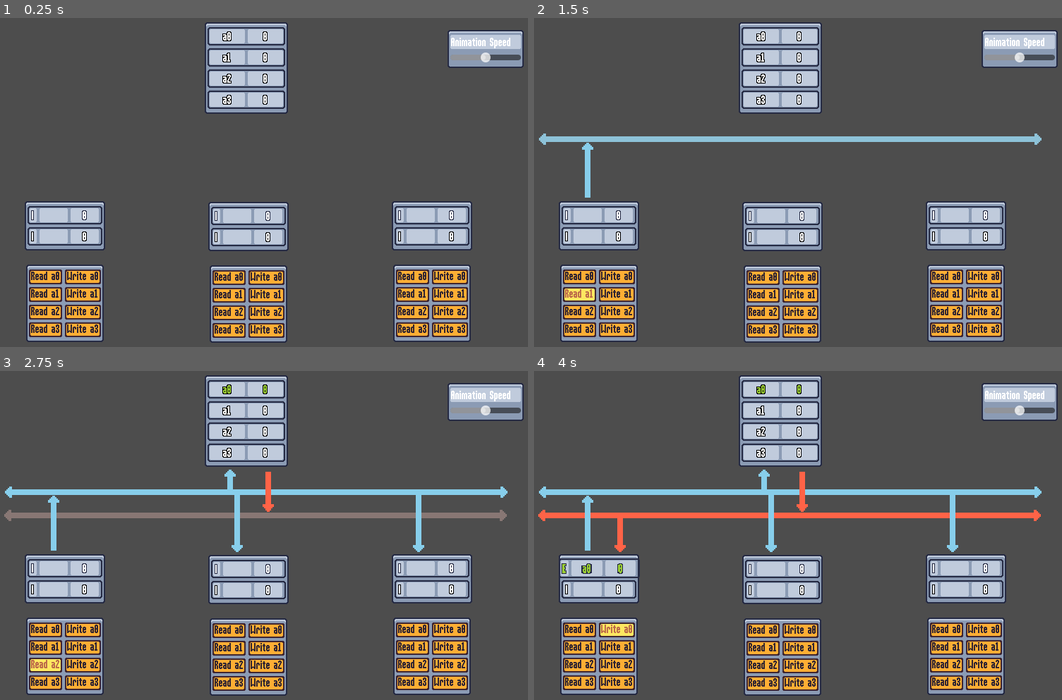
Above: before the commit, frames 1-4 (two rows, left to right).
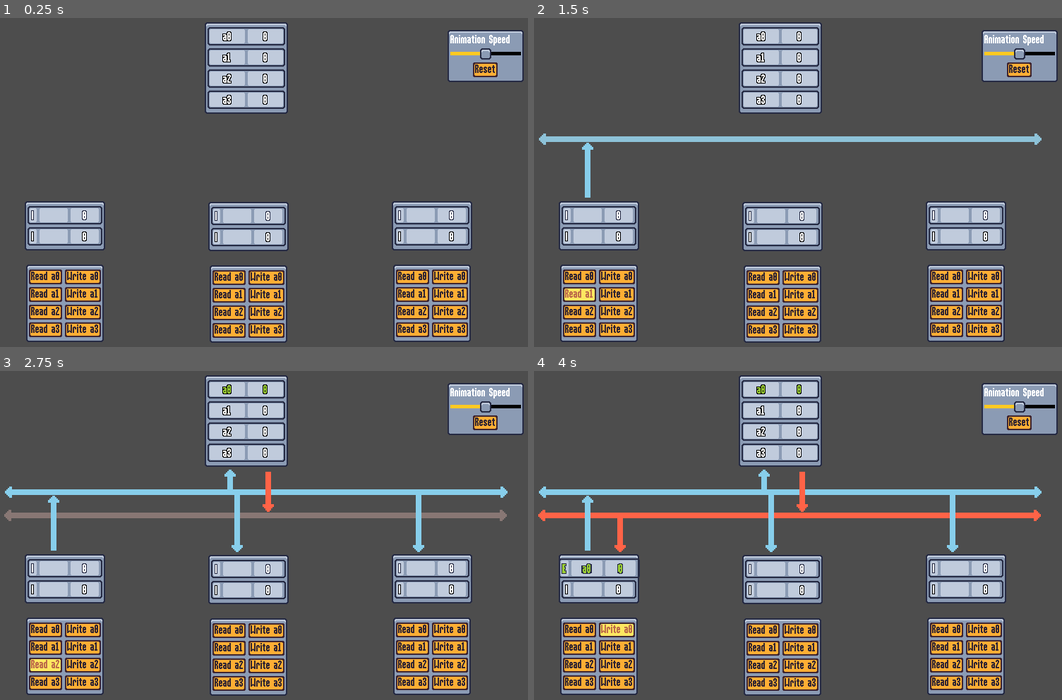
Above: after the commit, the same moments.

Repository: masoud-ata/MESImulator
Game: Godot game, scene res://scenes/program.tscn
Same seed, same stepped clock (60 frames per second), same inputs: the game is played once before the commit and once after it.
Inputs:
- Up to frame 1 (0.25 s): no input
- Up to frame 2 (1.5 s): click "Read a0" at 0.5 s; click "Read a1" at 1.25 s
- Up to frame 3 (2.75 s): click "Read a2" at 2 s
- Up to frame 4 (4 s): click "Read a3" at 2.75 s; click "Write a0" at 3.5 s

The runs differ from the first frame. In frame 1, 1.6% of the frame differs, in the area x 84-100%, y 5-20%; in frame 2, 1.6%; in frame 3, 1.6%; in frame 4, 1.6%.

Commit message:
update speed slider visuals add reset functionality some refactorings

Diff:
--- a/globals/signals.gd
+++ b/globals/signals.gd
@@ -3,8 +3,11 @@
 
 signal animation_speed_factor_changed(factor: float)
 
-signal read_requested(cpu_id: int, memory_address: int)
-signal write_requested(cpu_id: int, memory_address: int)
+signal user_reset_requested
+signal processor_reset_requested
+
+signal user_read_requested(cpu_id: int, memory_address: int)
+signal user_write_requested(cpu_id: int, memory_address: int)
 
 signal write_transaction_performed_in_cache(cpu_id: int, set_no: int, tag: int, data: int)
 signal read_transaction_performed_in_cache(cpu_id: int, set_no: int, tag: int, state: String)
--- a/scenes/cpu_ui.gd
+++ b/scenes/cpu_ui.gd
@@ -65,6 +65,13 @@
 	_init_contents()
 
 
+func reset() -> void:
+	for set_no in range(2):
+		cache_value[set_no].text = str(0)
+		cache_tag[set_no].text = ""
+		cache_state[set_no].text = "I"
+
+
 func _adjust_animation_speed(factor: float) -> void:
 	if is_equal_approx(factor, 0.0):
 		animation_time = DEFAULT_ANIMATION_TIME * factor
@@ -73,42 +80,42 @@
 
 
 func _on_read_a_0_pressed() -> void:
-	Signals.read_requested.emit(id, 0)
+	Signals.user_read_requested.emit(id, 0)
 	_animate_button(read_a_0)
 
 
 func _on_read_a_1_pressed() -> void:
-	Signals.read_requested.emit(id, 1)
+	Signals.user_read_requested.emit(id, 1)
 	_animate_button(read_a_1)
 
 
 func _on_read_a_2_pressed() -> void:
-	Signals.read_requested.emit(id, 2)
+	Signals.user_read_requested.emit(id, 2)
 	_animate_button(read_a_2)
 
 
 func _on_read_a_3_pressed() -> void:
-	Signals.read_requested.emit(id, 3)
+	Signals.user_read_requested.emit(id, 3)
 	_animate_button(read_a_3)
 
 
 func _on_write_a_0_pressed() -> void:
-	Signals.write_requested.emit(id, 0)
+	Signals.user_write_requested.emit(id, 0)
 	_animate_button(write_a_0)
 
 
 func _on_write_a_1_pressed() -> void:
-	Signals.write_requested.emit(id, 1)
+	Signals.user_write_requested.emit(id, 1)
 	_animate_button(write_a_1)
 
 
 func _on_write_a_2_pressed() -> void:
-	Signals.write_requested.emit(id, 2)
+	Signals.user_write_requested.emit(id, 2)
 	_animate_button(write_a_2)
 
 
 func _on_write_a_3_pressed() -> void:
-	Signals.write_requested.emit(id, 3)
+	Signals.user_write_requested.emit(id, 3)
 	_animate_button(write_a_3)
 
 
--- a/scenes/ram_ui.gd
+++ b/scenes/ram_ui.gd
@@ -17,6 +17,12 @@
 func _ready() -> void:
 	for line in mem_lines:
 		line.pivot_offset = line.size / 2
+
+
+func reset() -> void:
+	clear_colors()
+	for line in mem_lines:
+		line.get_child(0).get_child(1).text = "0"
 
 
 func clear_colors() -> void:
--- a/scenes/settings.gd
+++ b/scenes/settings.gd
@@ -1,19 +1,34 @@
 extends Node2D
 
 
-const NUM_SPEED_STEPS = 10
+const NUM_SPEED_STEPS = 10.0
 
 @onready var speed_slider: HSlider = %SpeedSlider
+@onready var reset_button: Button = %ResetButton
 
 
 func _ready() -> void:
+	reset_button.pressed.connect(_on_reset_button_pressed)
 	speed_slider.drag_ended.connect(_on_speed_slider_drag_ended)
+
+	reset_button.pivot_offset = reset_button.size / 2
 	speed_slider.min_value = -NUM_SPEED_STEPS / 2
 	speed_slider.max_value = NUM_SPEED_STEPS / 2
 	speed_slider.value = 0
 
 
-func _on_speed_slider_drag_ended(value_changed: bool) -> void:
-	var speed_factor = speed_slider.value * 0.2 + 1.0
+func _on_speed_slider_drag_ended(_value_changed: bool) -> void:
+	var speed_factor = speed_slider.value * -0.2 + 1.0
 	Signals.animation_speed_factor_changed.emit(speed_factor)
-	print(speed_factor)
+
+
+func _on_reset_button_pressed() -> void:
+	_animate_button(reset_button)
+	Signals.user_reset_requested.emit()
+
+
+func _animate_button(button: Button) -> void:
+	var tween = create_tween()
+	tween.tween_property(button, "scale", Vector2(1.1, 1.1), 0.1)
+	tween.tween_property(button, "scale", Vector2.ONE, 0.1)\
+	.set_ease(Tween.EASE_OUT).set_trans(Tween.TRANS_CUBIC)
--- a/scenes/settings.tscn
+++ b/scenes/settings.tscn
@@ -1,6 +1,23 @@
-[gd_scene load_steps=2 format=3 uid="uid://cal5d4vh1082r"]
+[gd_scene load_steps=7 format=3 uid="uid://cal5d4vh1082r"]
 
 [ext_resource type="Script" path="res://scenes/settings.gd" id="1_ntfx8"]
+[ext_resource type="Texture2D" uid="uid://03gnwe2ybnje" path="res://assets/slider.png" id="2_nkoo2"]
+
+[sub_resource type="StyleBoxEmpty" id="StyleBoxEmpty_mep80"]
+
+[sub_resource type="StyleBoxLine" id="StyleBoxLine_pbdku"]
+grow_begin = 0.0
+grow_end = 0.0
+thickness = 5
+
+[sub_resource type="StyleBoxFlat" id="StyleBoxFlat_i6w0g"]
+bg_color = Color(1, 0.788235, 0.133333, 1)
+corner_detail = 1
+
+[sub_resource type="StyleBoxFlat" id="StyleBoxFlat_nn0sg"]
+bg_color = Color(1, 0.788235, 0.133333, 1)
+border_color = Color(1, 1, 1, 1)
+corner_detail = 1
 
 [node name="Settings" type="Node2D"]
 script = ExtResource("1_ntfx8")
@@ -14,9 +31,25 @@
 
 [node name="Label" type="Label" parent="PanelContainer/VBoxContainer"]
 layout_mode = 2
+theme_override_styles/normal = SubResource("StyleBoxEmpty_mep80")
 text = "Animation Speed"
 
 [node name="SpeedSlider" type="HSlider" parent="PanelContainer/VBoxContainer"]
 unique_name_in_owner = true
 custom_minimum_size = Vector2(100, 0)
 layout_mode = 2
+theme_override_icons/grabber = ExtResource("2_nkoo2")
+theme_override_icons/grabber_highlight = ExtResource("2_nkoo2")
+theme_override_icons/grabber_disabled = ExtResource("2_nkoo2")
+theme_override_styles/slider = SubResource("StyleBoxLine_pbdku")
+theme_override_styles/grabber_area = SubResource("StyleBoxFlat_i6w0g")
+theme_override_styles/grabber_area_highlight = SubResource("StyleBoxFlat_nn0sg")
+value = 50.0
+metadata/_edit_group_ = true
+
+[node name="ResetButton" type="Button" parent="PanelContainer/VBoxContainer"]
+unique_name_in_owner = true
+layout_mode = 2
+size_flags_horizontal = 4
+text = "Reset"
+icon_alignment = 1
--- a/scenes/system.gd
+++ b/scenes/system.gd
@@ -27,28 +27,79 @@
 
 
 func _ready() -> void:
-	Signals.read_requested.connect(read_requested)
-	Signals.write_requested.connect(write_requested)
-
-
-func read_requested(cpu_id: int, mem_address: int) -> void:
+	Signals.user_read_requested.connect(_user_read_requested)
+	Signals.user_write_requested.connect(_user_write_requested)
+	Signals.user_reset_requested.connect(_schedule_reset)
+
+
+func _schedule_reset() -> void:
+	if event_queue.is_empty():
+		_reset()
+	else:
+		event_queue.append(null)
+
+
+func _reset() -> void:
+	Signals.processor_reset_requested.emit()
+	ram = [0, 0, 0, 0]
+	for cache_id in caches:
+		caches[cache_id].tag[0] = 0
+		caches[cache_id].tag[1] = 0
+		caches[cache_id].data[0] = 0
+		caches[cache_id].data[1] = 0
+		caches[cache_id].status[0] = MesiStates.I
+		caches[cache_id].status[1] = MesiStates.I
+
+
+func _user_read_requested(cpu_id: int, mem_address: int) -> void:
+	var e = _create_event(cpu_id, mem_address, true)
+	_add_event(e)
+
+
+func _user_write_requested(cpu_id: int, mem_address: int) -> void:
+	var e = _create_event(cpu_id, mem_address, false)
+	_add_event(e)
+
+
+func _create_event(cpu_id: int, mem_address: int, is_read: bool) -> Event:
 	var e = Event.new()
-	e.is_read = true
+	e.is_read = is_read
 	e.cpu_id = cpu_id
 	e.address = mem_address
-	event_queue.append(e)
+	return e
+
+
+func _add_event(event: Event) -> void:
+	event_queue.append(event)
 	if event_queue.size() == 1 and not handling_event:
-		_handle_event()
-
-
-func handle_read(cpu_id: int, mem_address: int) -> void:
+		_handle_events()
+
+
+func _handle_events():
+	handling_event = true
+	var event = event_queue[0]
+	if event.is_read:
+		await _handle_read(event.cpu_id, event.address)
+	else:
+		await _handle_write(event.cpu_id, event.address)
+	event_queue.remove_at(0)
+	handling_event = false
+	if not event_queue.is_empty():
+		if event_queue[event_queue.size() - 1] == null:
+			event_queue.clear()
+			_reset()
+		else:
+			_handle_events()
+
+
+func _handle_read(cpu_id: int, mem_address: int) -> void:
 	var tag = mem_address >> 1
 	var set_no = mem_address % 2
 	var block_is_in_cache = caches[cpu_id].tag[set_no] == tag
 	var block_is_invalid = caches[cpu_id].status[set_no] == MesiStates.I
-	var to_be_replaced_is_dirty = caches[cpu_id].status[set_no] == MesiStates.M
-
-	if not block_is_in_cache and to_be_replaced_is_dirty:
+	var needs_writeback = caches[cpu_id].status[set_no] == MesiStates.M
+
+	if not block_is_in_cache and needs_writeback:
 		Signals.all_new_transaction_started.emit()
 		var writeback_address = caches[cpu_id].tag[set_no] * 2 + set_no
 		Signals.write_transaction_started_to_ram.emit(cpu_id, writeback_address, caches[cpu_id].data[set_no])
@@ -138,30 +189,7 @@
 		await _read_from_ram(cpu_id, mem_address, state)
 
 
-func write_requested(cpu_id: int, mem_address: int) -> void:
-	var e = Event.new()
-	e.is_read = false
-	e.cpu_id = cpu_id
-	e.address = mem_address
-	event_queue.append(e)
-	if event_queue.size() == 1 and not handling_event:
-		_handle_event()
-
-
-func _handle_event():
-	handling_event = true
-	var event = event_queue[0]
-	if event.is_read:
-		await handle_read(event.cpu_id, event.address)
-	else:
-		await try_local(event.cpu_id, event.address)
-	event_queue.remove_at(0)
-	handling_event = false
-	if not event_queue.is_empty():
-		_handle_event()
-
-
-func try_local(cpu_id: int, mem_address: int) -> void:
+func _handle_write(cpu_id: int, mem_address: int) -> void:
 	var tag = mem_address >> 1
 	var set_no = mem_address % 2
 
--- a/scenes/system_ui.gd
+++ b/scenes/system_ui.gd
@@ -44,8 +44,9 @@
 
 
 func _ready() -> void:
+	Signals.processor_reset_requested.connect(_reset)
 	Signals.animation_speed_factor_changed.connect(_adjust_animation_speed)
-	Signals.all_new_transaction_started.connect(_all_new_transaction_started)
+	Signals.all_new_transaction_started.connect(_clear_visuals)
 	Signals.cache_state_updated.connect(_cache_state_updated)
 	Signals.write_transaction_performed_in_cache.connect(_write_transaction_performed_in_cache)
 	Signals.read_transaction_performed_in_cache.connect(_read_transaction_performed_in_cache)
@@ -59,6 +60,13 @@
 
 func _adjust_animation_speed(factor: float) -> void:
 	animation_time = DEFAULT_ANIMATION_TIME * factor
+
+
+func _reset() -> void:
+	_clear_visuals()
+	for cpu in cpus:
+		cpu.reset()
+		ram_ui.reset()
 
 
 func _clear_bus_visuals() -> void:
@@ -80,7 +88,7 @@
 	ram_ui.clear_colors()
 
 
-func _all_new_transaction_started() -> void:
+func _clear_visuals() -> void:
 	_clear_memory_visuals()
 	_clear_bus_visuals()
 	_clear_cache_visuals()
@@ -104,7 +112,7 @@
 	Signals.transaction_finished.emit()
 
 
-func _read_transaction_started_on_bus(cpu_id: int, mem_address: int) -> void:
+func _read_transaction_started_on_bus(cpu_id: int, _mem_address: int) -> void:
 	var tween = create_tween()
 	tween.tween_property(cache_address_out_buses[cpu_id], "self_modulate", Color.SKY_BLUE, animation_time)
 	tween.tween_property(address_bus, "self_modulate", Color.SKY_BLUE, animation_time)
@@ -117,7 +125,7 @@
 	Signals.transaction_finished.emit()
 
 
-func _snoop_transaction_started_on_bus(cpu_id: int, mem_address: int) -> void:
+func _snoop_transaction_started_on_bus(cpu_id: int, _mem_address: int) -> void:
 	var tween = create_tween()
 	tween.tween_property(cache_address_out_buses[cpu_id], "self_modulate", Color.SKY_BLUE, animation_time)
 	tween.tween_property(address_bus, "self_modulate", Color.SKY_BLUE, animation_time)
Binary file added: assets/slider.png
Not shown, added: assets/slider.png.import
